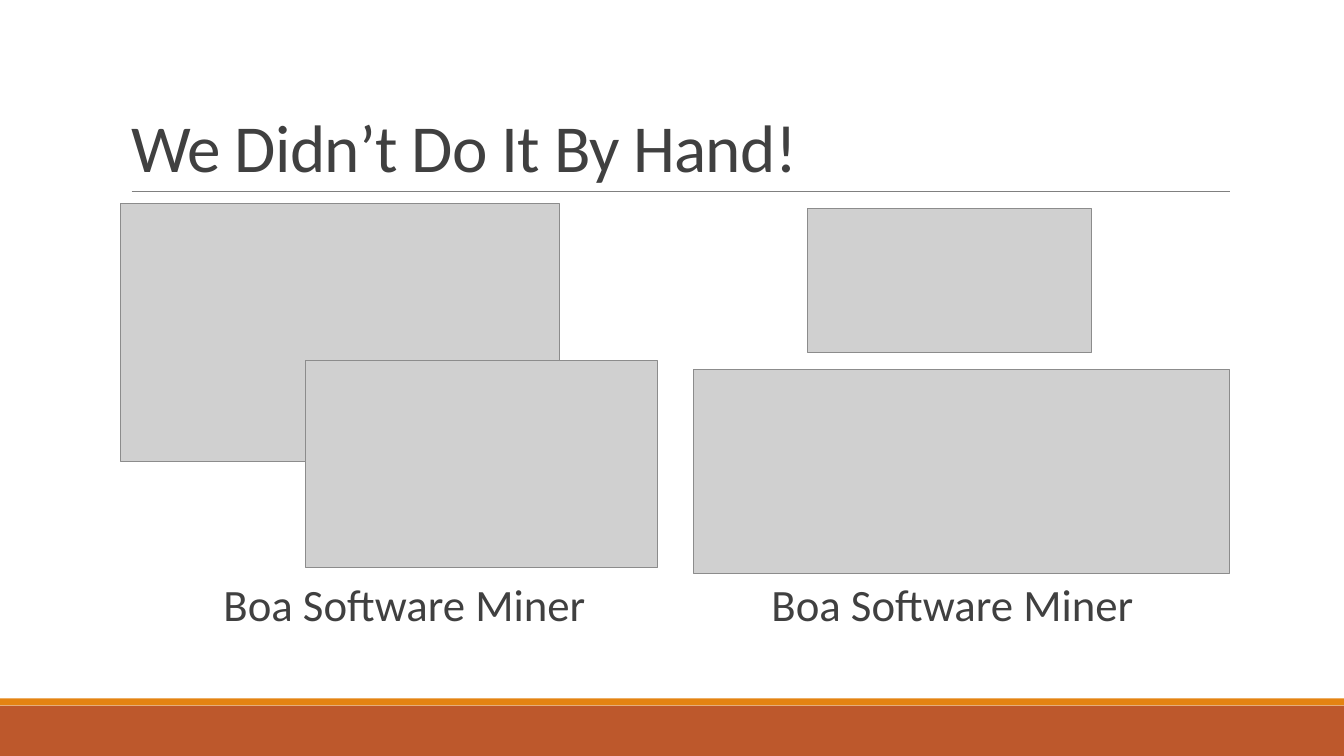
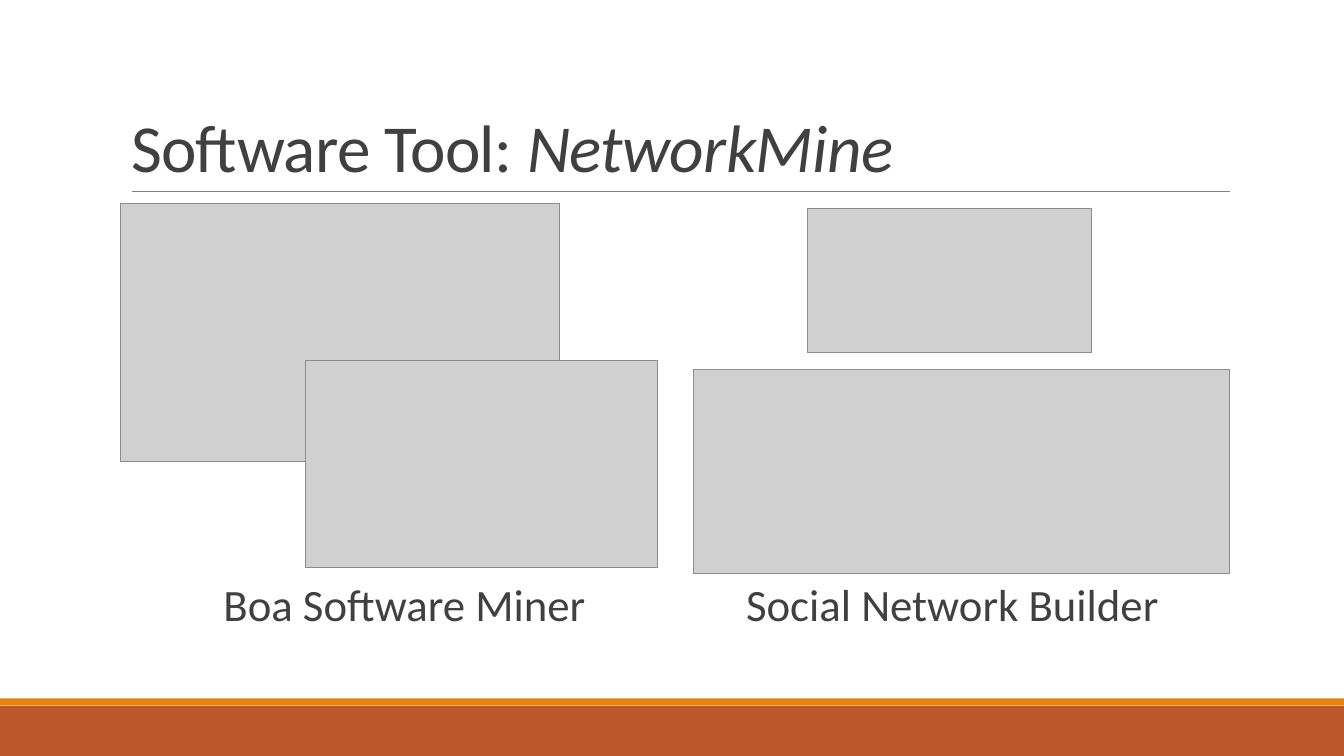
Before and after one commit to bmuscede/NetworkMine, a slide deck: slide 10 of Final-Presentation/Presentation.pptx. Drawn at 1344x756 pixels with LibreOffice and Linux fonts; fonts in the diff are those of the drawing; grey boxes stand for pictures. Boxes give left, top, right and bottom in pixels: in the first picture for what was removed or moved away, otherwise in the second. Text is boxed around its words. In the diff, an @@ line names an element or a change of style, - is before the commit and + after.

```diff
--- a/Final-Presentation/Presentation.pptx
+++ b/Final-Presentation/Presentation.pptx
@@ title at [131, 125, 893, 173]: text changed @@
-We Didn’t Do It By Hand!
+Software Tool: NetworkMine
@@ text at [746, 590, 1159, 622]: text changed @@
-Boa Software Miner
+Social Network Builder
```
Also in this commit, not shown: 2 other slides changed, 3 slides added, 3 other files.
